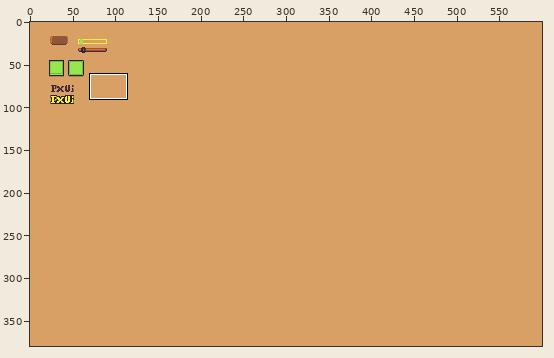
One commit to this pixel-art file: assets/ui.aseprite. The first picture is a wide view before the edit; the outline marks the close-up.
Close-up. First the earlier version:
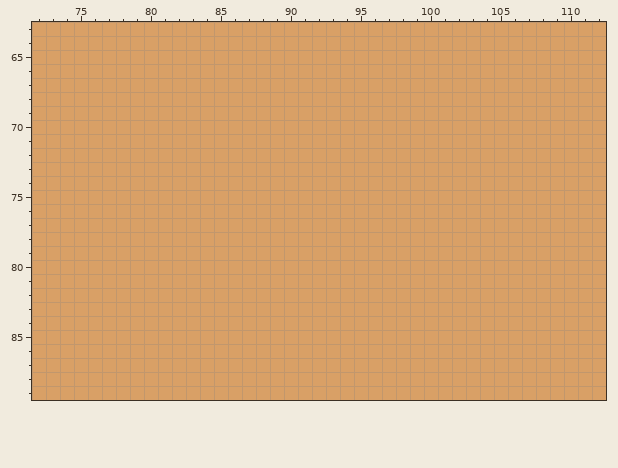
600x380 pixels, 1 frame. Shown: x 72..112, y 63..89. The commit also changed other parts of the picture, which this record leaves out.
After the commit:
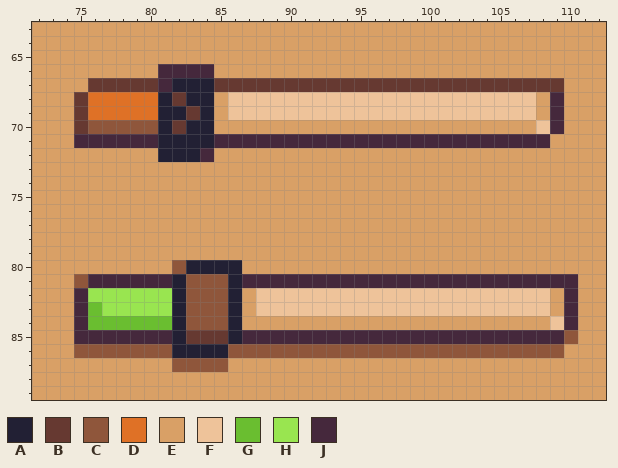
Palette (. is transparent): A #222034  B #663931  C #8f563b  D #df7126  E #d9a066  F #eec39a  G #6abe30  H #99e550  J #45283c
Change:
Layers "Foreground", "Shadow":
y 66: x 81..84 EEEE -> JJJJ
y 67: x 76..109 EEEEEEEEEEEEEEEEEEEEEEEEEEEEEEEEEE -> BBBBBJAAABBBBBBBBBBBBBBBBBBBBBBBBB
y 68: x 75..84 EEEEEEEEEE -> BDDDDDABAA; x 86..107 EEEEEEEEEEEEEEEEEEEEEE -> FFFFFFFFFFFFFFFFFFFFFF; x 109 E -> J
y 69: x 75..84 EEEEEEEEEE -> BDDDDDAABA; x 86..107 EEEEEEEEEEEEEEEEEEEEEE -> FFFFFFFFFFFFFFFFFFFFFF; x 109 E -> J
y 70: x 75..84 EEEEEEEEEE -> BCCCCCABAA; x 108..109 EE -> FJ
y 71: x 75..108 EEEEEEEEEEEEEEEEEEEEEEEEEEEEEEEEEE -> JJJJJJAAAAJJJJJJJJJJJJJJJJJJJJJJJJ
y 72: x 81..84 EEEE -> AAAJ
y 80: x 82..86 EEEEE -> CAAAA
y 81: x 75..110 EEEEEEEEEEEEEEEEEEEEEEEEEEEEEEEEEEEE -> CJJJJJJACCCAJJJJJJJJJJJJJJJJJJJJJJJJ
y 82: x 75..86 EEEEEEEEEEEE -> JHHHHHHACCCA; x 88..108 EEEEEEEEEEEEEEEEEEEEE -> FFFFFFFFFFFFFFFFFFFFF; x 110 E -> J
y 83: x 75..86 EEEEEEEEEEEE -> JGHHHHHACCCA; x 88..108 EEEEEEEEEEEEEEEEEEEEE -> FFFFFFFFFFFFFFFFFFFFF; x 110 E -> J
y 84: x 75..86 EEEEEEEEEEEE -> JGGGGGGACCCA; x 109..110 EE -> FJ
y 85: x 75..110 EEEEEEEEEEEEEEEEEEEEEEEEEEEEEEEEEEEE -> JJJJJJJABBBAJJJJJJJJJJJJJJJJJJJJJJJC
y 86: x 75..109 EEEEEEEEEEEEEEEEEEEEEEEEEEEEEEEEEEE -> CCCCCCCAAAACCCCCCCCCCCCCCCCCCCCCCCC
y 87: x 82..85 EEEE -> CCCC
Where, in picture pixels (left, top, right, bottom), the same in both close-ups:
changed: (74, 64, 564, 162)
changed: (74, 260, 578, 372)
